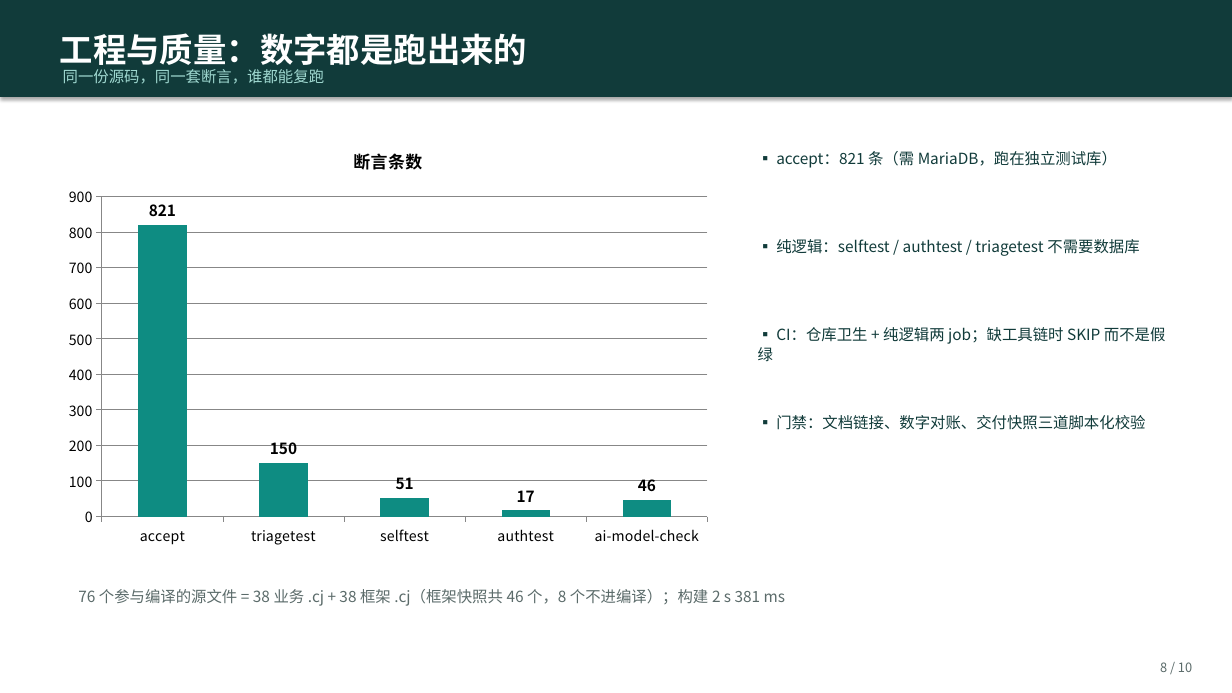
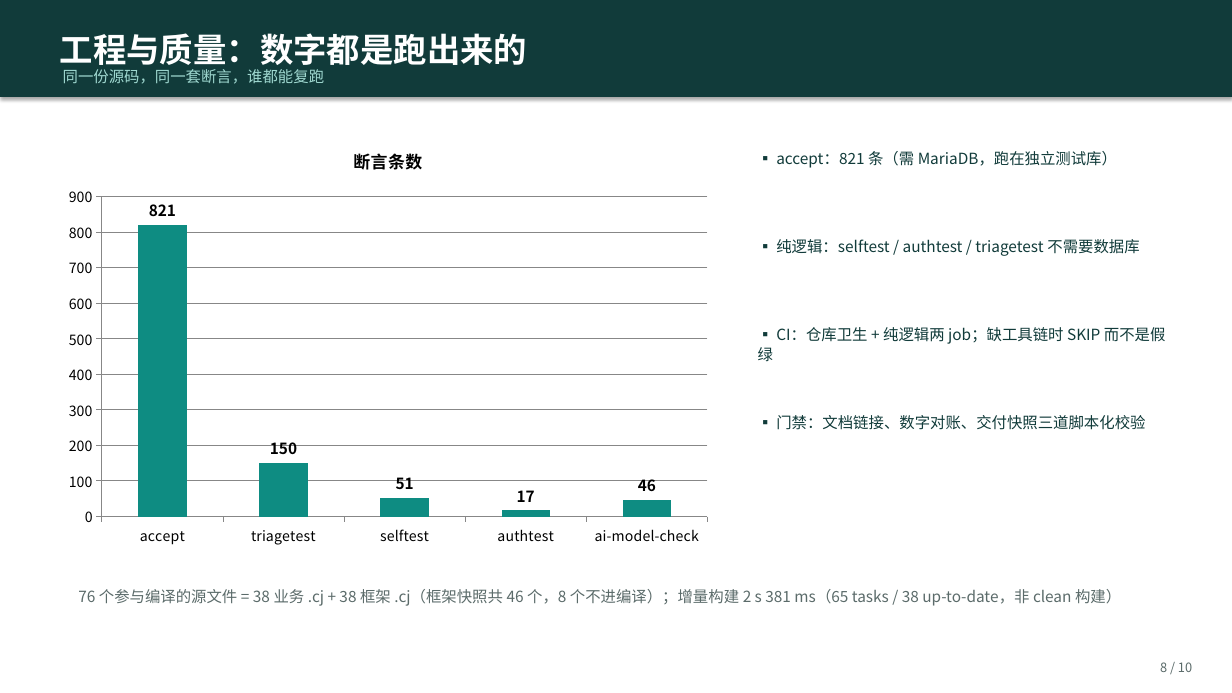
Before and after one commit to XueDric/smart_hospital, a slide deck: slide 8 of docs/答辩演示-2026-10-21.pptx. Drawn at 1232x693 pixels with LibreOffice and Linux fonts; fonts in the diff are those of the drawing. Boxes give left, top, right and bottom in pixels: in the first picture for what was removed or moved away, otherwise in the second. Text is boxed around its words. In the diff, an @@ line names an element or a change of style, - is before the commit and + after.

Commit message:
docs(answer,ci): 讲稿压到 5 分钟并写进 PPT 备注、演示补到 9 步、CI 编译层改为默认跑
按第三轮评估报告的 ①②③④：

① 陈述稿 9 分钟 → 5 分钟：按 PPT 10 页 × 30 秒重排（每段 ≈110 字），
   并把 10 段同步写进 docs/答辩演示-2026-10-21.pptx 的备注页（备注与 md 同源）。
   现场演示 4 步 3.5 分钟 → 9 步 ≈9 分 30 秒，补「起库起服务」「Prompt 零重启改模板」
   「知识库 used_kb 真检索」，并给 8 分钟时的裁剪方案；每步仍有兜底话术。
④ 新增 §三「仓颉语言侧的三个真实陷阱」（match 常量 catch-all / 无 window 且 size 是字节 /
   无 connectTimeout + OpenSSL 不读系统证书），每条指到行号，供"仓颉和 Go/Rust 差在哪"直接答。

② build-and-test 去掉 if 门禁，默认就跑：SDK 直链按「仓库变量 → 环境变量 → 官网嗅探」三来源解析；
   都拿不到时打印 notice + step summary「编译层未执行」，不把没编伪装成编过了。
   新增 tools/resolve-cangjie-sdk-url.ps1（只认 cangjie+版本+.zip 的链接，不猜 CDN 路径）。
③ 删掉 pure-tests job：它在 runner 上必然 SKIP，等于绿色但什么都没测；职责并入 build-and-test。

口径修正：ai-live-check 25 → 26 项；追问 Q2（重试 2 次尝试 + 墙钟 + 超时不取消 TCP 的诚实标注）、
Q9（CI 三层，编译层默认跑、缺直链显式说明）。

```diff
--- a/docs/答辩演示-2026-10-21.pptx
+++ b/docs/答辩演示-2026-10-21.pptx
@@ text at (78, 589, 1121, 606): text changed @@
-76 个参与编译的源文件 = 38 业务 .cj + 38 框架 .cj（框架快照共 46 个，8 个不进编译）；构建 2 s 381 ms
+76 个参与编译的源文件 = 38 业务 .cj + 38 框架 .cj（框架快照共 46 个，8 个不进编译）；增量构建 2 s 381 ms（65 tasks / 38 up-to-date，非 clean 构建）
```
Also in this commit, not shown: 8 other files.
